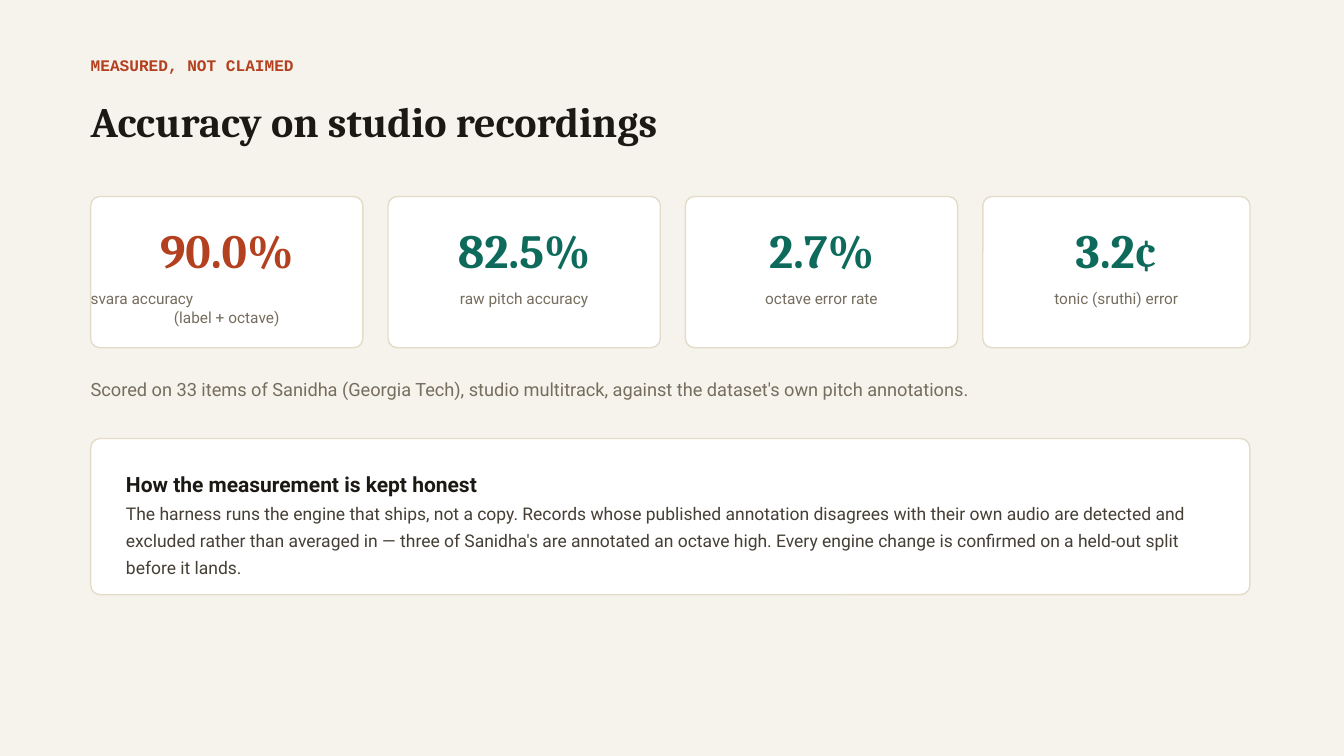
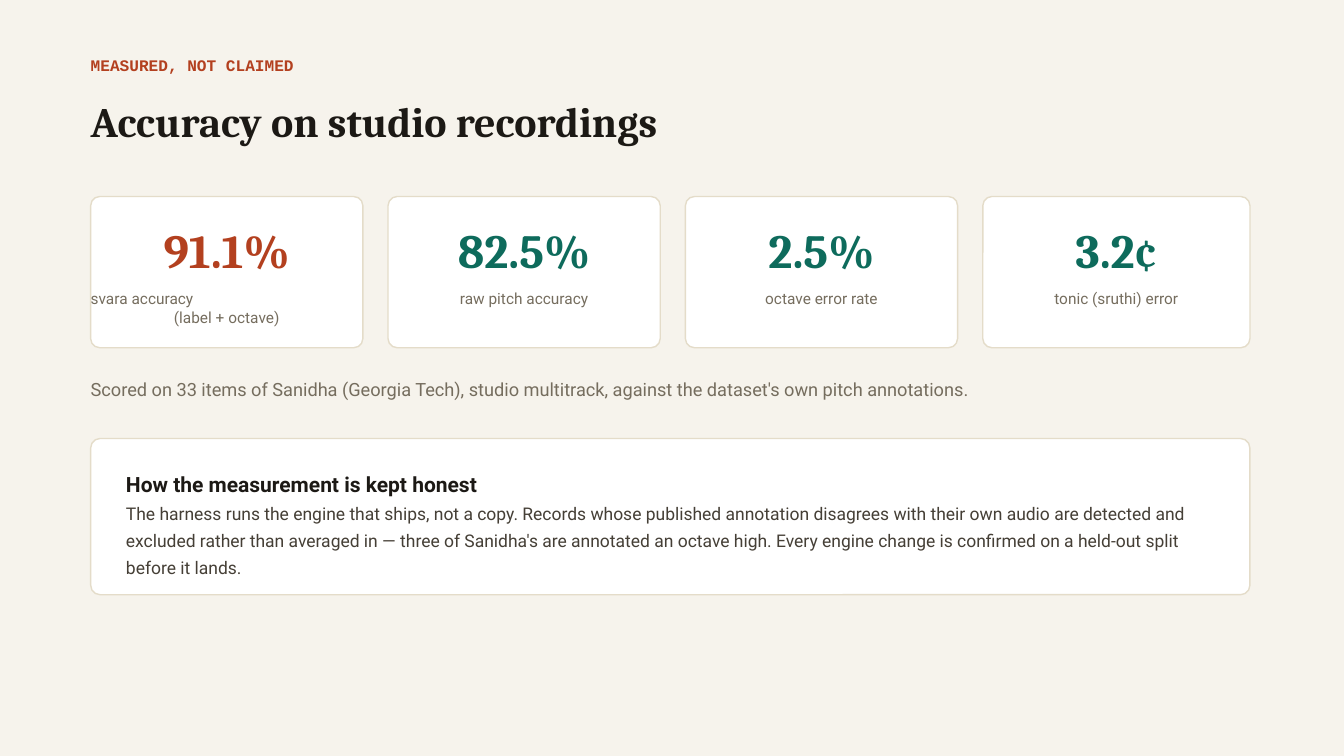
Before and after one commit to vinoth4v/sruthiscribe, a slide deck: slide 6 of SruthiScribe-pitch.pptx. Drawn at 1344x756 pixels with LibreOffice and Linux fonts; fonts in the diff are those of the drawing. Boxes give left, top, right and bottom in pixels: in the first picture for what was removed or moved away, otherwise in the second. Text is boxed around its words. In the diff, an @@ line names an element or a change of style, - is before the commit and + after.

```diff
--- a/SruthiScribe-pitch.pptx
+++ b/SruthiScribe-pitch.pptx
@@ text at (164, 235, 290, 269): text changed @@
-90.0%
+91.1%
@@ text at (768, 235, 874, 269): text changed @@
-2.7%
+2.5%
```
Also in this commit, not shown: 6 other files.
